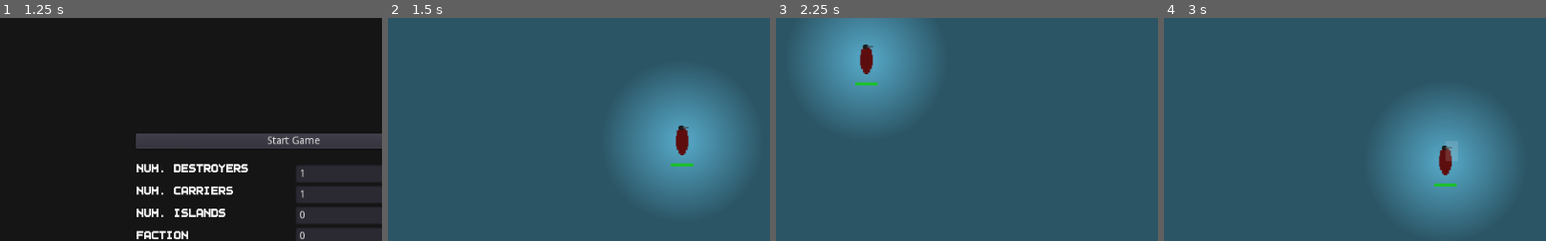
Above: before the commit, frames 1-4 (left to right).
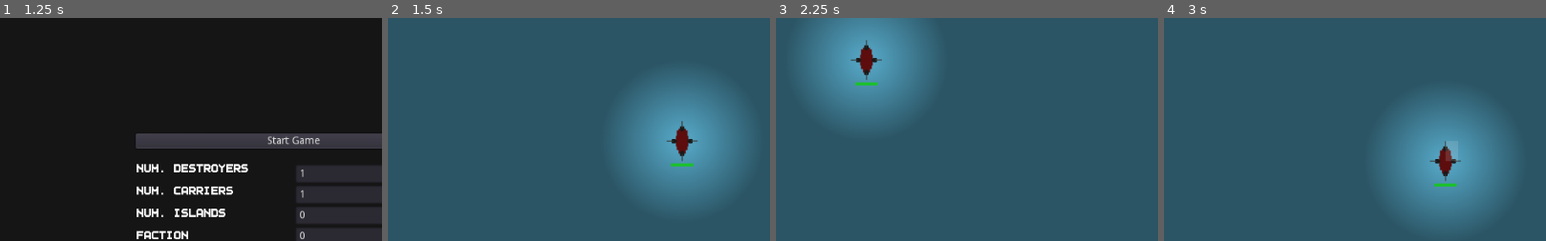
Above: after the commit, the same moments.

Repository: peter-shaw-benson/naval-game
Game: Godot game, scene res://gui/MainMenu.tscn
Two runs of this game, one before a commit and one after it. Both use one fixed random seed, a clock stepped at 60 frames per second and the inputs below.
Inputs (mouse positions are % of the whole screen's width and height, from its top left):
- Up to frame 1 (1.25 s): click "Start Game" at 0.5 s
- Up to frame 2 (1.5 s): click "Start Game" at 1.25 s
- Up to frame 3 (2.25 s): tap Enter at 2 s; drag from (10, 29) to (50, 57) at 2.02 s
- Up to frame 4 (3 s): drag from (50, 57) to (45, 70) at 2.77 s
The pictures show only the part of the screen within x 12-62%, y 29-79%; the shares and areas given below are measured in that part.

Frame 1 is identical in both runs. In frame 2, 0.2% of the frame differs, in the area x 72-81%, y 46-65%; in frame 3, 0.2%; in frame 4, 0.2%.

Commit message:
turret seems to work now with firing arcs

Diff:
--- a/Entities/Ships/gunboat_test.gd
+++ b/Entities/Ships/gunboat_test.gd
@@ -25,14 +25,16 @@
 # this will become much more complex (with multiple sprite paths, multiple offsets, etc).
 
 var turret_list = [
-#	{"weapon": LightGun.new(), "offset": [0,30], "barrels": 1,
-#	"sprite_path": fletcher_turret_path, "turn_weight":0.02, "firing_arc": [-30, 210]},
+	{"weapon": LightGun.new(), "offset": [0,30], "barrels": 1,
+	"sprite_path": fletcher_turret_path, "turn_weight":0.02, "firing_arc": [-15, 195]},
 	{"weapon": LightGun.new(), "offset": [0,-30], "barrels": 1,
-	"sprite_path": fletcher_turret_path, "turn_weight":0.02, "firing_arc": [0, 180]},
+	"sprite_path": fletcher_turret_path, "turn_weight":0.02, "firing_arc": [-195, 15]},
 #	{"weapon": LightGun.new(), "offset": [20,0], "barrels": 1,
-#	"sprite_path": fletcher_turret_path, "turn_weight":0.02, "firing_arc": [270, 450]},
-#	{"weapon": LightGun.new(), "offset": [-20,0], "barrels": 1,
-#	"sprite_path": fletcher_turret_path, "turn_weight":0.02, "firing_arc": [90, 270]}
+#	"sprite_path": fletcher_turret_path, "turn_weight":0.02, "firing_arc": [-90, 90]},
+	{"weapon": LightGun.new(), "offset": [-20,0], "barrels": 1,
+	"sprite_path": fletcher_turret_path, "turn_weight":0.02, "firing_arc": [90, 270]},
+	{"weapon": LightGun.new(), "offset": [20,0], "barrels": 1,
+	"sprite_path": fletcher_turret_path, "turn_weight":0.02, "firing_arc": [-90, 90]}
 ]
 
 
--- a/Ships2/Turrets/Turret.gd
+++ b/Ships2/Turrets/Turret.gd
@@ -10,6 +10,7 @@
 var num_barrels = 1
 var turn_weight = 0
 var firing_arc = [0,0]
+var default_rotation = 0
 
 var locked = true
 
@@ -57,6 +58,10 @@
 	self.fact_string += str(faction)
 	self.faction_visibility_group += str(faction)
 
+	# set initial rotation
+	self.default_rotation = (self.firing_arc[0] + self.firing_arc[1]) / 2
+	self.rotation = default_rotation
+
 	#print(self.faction_visibility_group)
 
 func _ready():
@@ -86,17 +91,27 @@
 					# need to use global rotation otherwise things get bad
 					target = close_enemy.global_position
 
-					self.global_rotation = lerp_angle(self.global_rotation,
-						(target - self.global_position).normalized().angle(),
-						self.turn_weight)
+#					self.global_rotation = lerp_angle(self.global_rotation,
+#						(target - self.global_position).normalized().angle(),
+#						self.turn_weight)
+
+					self.global_rotation = (target - self.global_position).normalized().angle()
+
+			else:
+				self.rotation = default_rotation
 
 	# fuck. we have to handle the turret alignment here:
 
 
 #	if not locked:
-#		self.point_to(target)
+#		self.point_to(get_global_mouse_position())
 
-#	self.rotation = clamp(self.rotation, firing_arc[0], firing_arc[1])
+# this almost works
+	#print(self.global_rotation, "\t", self.rotation)
+	self.rotation = clamp(self.rotation, firing_arc[0], firing_arc[1])
+	#print(self.rotation)
+
+	#if firing_arc[]
 
 	pass
 
